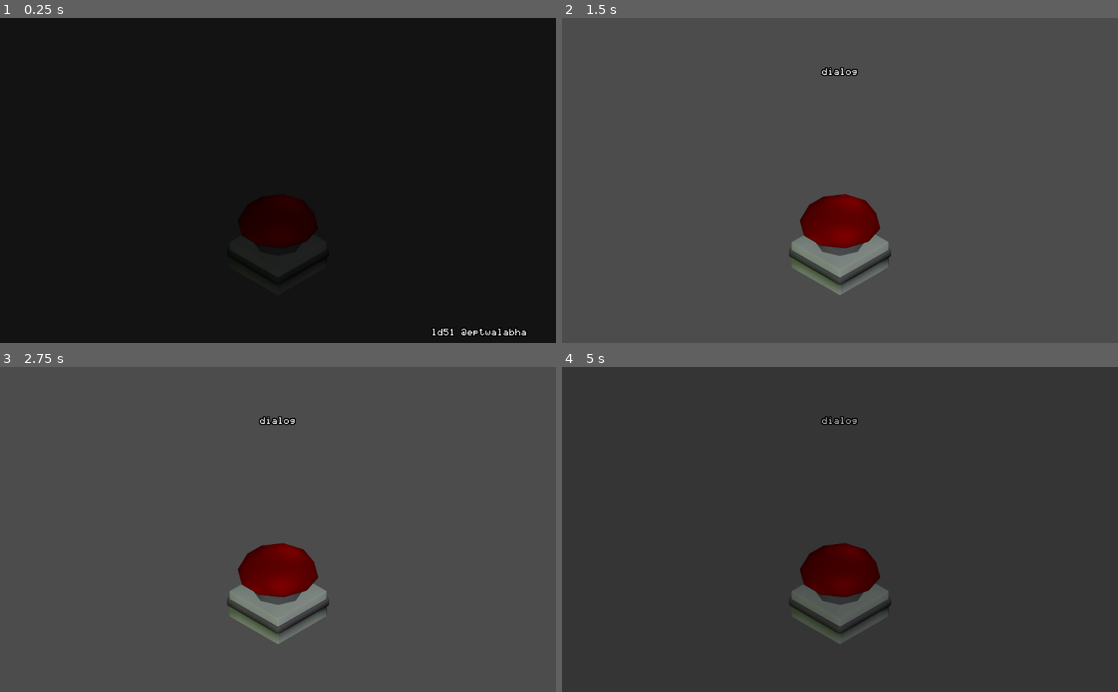
Above: before the commit, frames 1-4 (two rows, left to right).
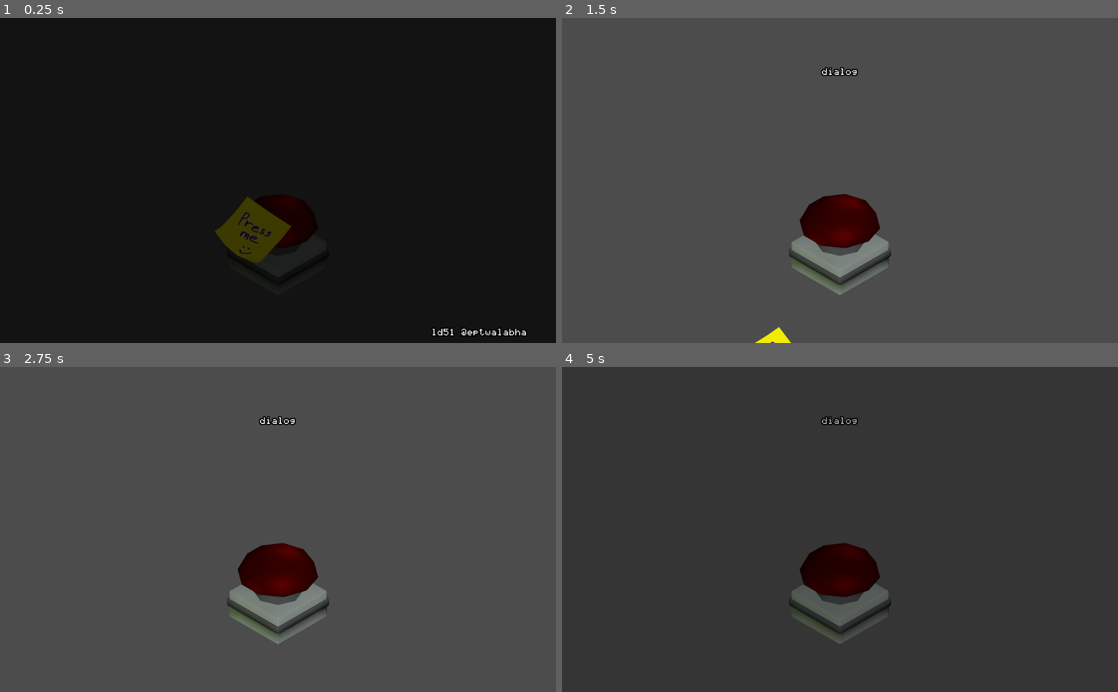
Above: after the commit, the same moments.

Repository: Eptwalabha/ld51
Game: Godot game, scene res://scenes/Game.tscn
Same seed, same stepped clock (60 frames per second), same inputs: the game is played once before the commit and once after it.
Inputs (mouse positions are in pixels of both pictures, inside the frame that each line leads up to):
- Up to frame 1 (0.25 s): no input
- Up to frame 2 (1.5 s): move the mouse to (840, 229) at 0.52 s; click (840, 229) at 0.67 s; move the mouse to (840, 222) at 1.27 s; click (840, 222) at 1.42 s
- Up to frame 3 (2.75 s): tap Enter at 2 s; move the mouse to (333, 458) at 2.02 s; click (333, 458) at 2.17 s
- Up to frame 4 (5 s): tap Space at 2.75, 4.25 s; move the mouse to (812, 594) at 2.77 s; click (812, 594) at 2.92 s; tap Enter at 3.5 s; move the mouse to (1006, 578) at 3.52 s; click (1006, 578) at 3.67 s; move the mouse to (673, 480) at 4.27 s; click (673, 480) at 4.42 s

The runs differ from the first frame. In frame 1, 1.5% of the frame differs, in the area x 38-53%, y 54-76%; in frame 2, 2.0%, in the area x 34-58%, y 54-100%; in frame 3, 1.8%; in frame 4, 1.7%.

Commit message:
color correction + sticky note

Diff:
--- a/project.godot
+++ b/project.godot
@@ -24,6 +24,11 @@
 "language": "GDScript",
 "path": "res://scenes/ui/Fade.gd"
 }, {
+"base": "Sprite",
+"class": "StickyNote",
+"language": "GDScript",
+"path": "res://scenes/item/StickyNote.gd"
+}, {
 "base": "Node2D",
 "class": "TheButton",
 "language": "GDScript",
@@ -33,6 +38,7 @@
 "ButtonCap": "",
 "ButtonStick": "",
 "Fade": "",
+"StickyNote": "",
 "TheButton": ""
 }
 
@@ -44,7 +50,7 @@
 
 [display]
 
-window/size/resizable=false
+window/stretch/mode="viewport"
 
 [gui]
 
--- a/scenes/Game.gd
+++ b/scenes/Game.gd
@@ -31,15 +31,18 @@
 		button.light()
 		if abs(remaining) > allowed_delta :
 			remaining = allowed_delta
+			button.light(false)
 			game_over()
 	update_count_down()
 	remaining -= delta
 
 func update_count_down() -> void:
-	var count_sign : String = "" if remaining > 0 else "-"
-	var second : int = int(floor(abs(remaining)))
-	var milli : int = int(100.0 * fmod(abs(remaining), 1.0))
-	count_down.text = "%s%s.%s" % [count_sign, second, milli]
+	if remaining <= 0.0 or game_over:
+		count_down.text = "0.00"
+	else:
+		var second : int = int(floor(abs(remaining)))
+		var milli : int = int(100.0 * fmod(abs(remaining), 1.0))
+		count_down.text = "%s.%s" % [second, milli]
 
 func _on_Button_clicked() -> void:
 	press_count += 1
@@ -56,6 +59,8 @@
 	next_level()
 
 func next_level() -> void:
+	if press_count == 1:
+		$Sticky.fall()
 	game_started = true
 	button.reset()
 	remaining = duration
--- a/scenes/Game.tscn
+++ b/scenes/Game.tscn
@@ -1,10 +1,11 @@
-[gd_scene load_steps=8 format=2]
+[gd_scene load_steps=9 format=2]
 
 [ext_resource path="res://scenes/Game.gd" type="Script" id=1]
 [ext_resource path="res://scenes/item/Button.tscn" type="PackedScene" id=2]
 [ext_resource path="res://assets/sound/booing-crowd.mp3" type="AudioStream" id=3]
 [ext_resource path="res://assets/sound/loosing.mp3" type="AudioStream" id=4]
 [ext_resource path="res://scenes/ui/Fade.tscn" type="PackedScene" id=5]
+[ext_resource path="res://scenes/item/StickyNote.tscn" type="PackedScene" id=6]
 
 [sub_resource type="Animation" id=1]
 length = 0.001
@@ -77,7 +78,6 @@
 
 [node name="Game" type="Node2D"]
 script = ExtResource( 1 )
-duration = 5.0
 
 [node name="Button" parent="." instance=ExtResource( 2 )]
 position = Vector2( 512, 460 )
@@ -85,12 +85,18 @@
 [node name="Camera2D" type="Camera2D" parent="Button"]
 offset = Vector2( 0, -150 )
 
+[node name="Sticky" parent="." instance=ExtResource( 6 )]
+
 [node name="CanvasLayer" type="CanvasLayer" parent="."]
 
 [node name="Control" type="Control" parent="CanvasLayer"]
 anchor_right = 1.0
 anchor_bottom = 1.0
 mouse_filter = 2
+__meta__ = {
+"_edit_group_": true,
+"_edit_lock_": true
+}
 
 [node name="CountDown" type="Label" parent="CanvasLayer/Control"]
 unique_name_in_owner = true
--- a/scenes/item/ButtonCap.gd
+++ b/scenes/item/ButtonCap.gd
@@ -25,7 +25,7 @@
 	_change_light(instant)
 
 func _change_light(instant : bool) -> void:
-	var color : Color = Color.white if light_on else Color("#a00")
+	var color : Color = Color.white if light_on else Color("#888")
 	if instant or !light_on:
 		cap.modulate = color
 	else:
--- a/scenes/item/ButtonCap.tscn
+++ b/scenes/item/ButtonCap.tscn
@@ -22,7 +22,7 @@
 texture = ExtResource( 3 )
 
 [node name="Cap" type="Sprite" parent="."]
-modulate = Color( 0.627451, 0, 0, 1 )
+modulate = Color( 0.564706, 0.564706, 0.564706, 1 )
 position = Vector2( 0, -50 )
 texture = ExtResource( 1 )
 
--- /dev/null
+++ b/scenes/item/StickyNote.gd
@@ -0,0 +1,9 @@
+class_name StickyNote
+extends Sprite
+
+func fall() -> void:
+	$AnimationPlayer.play("fall")
+
+func _on_AnimationPlayer_animation_finished(anim_name: String) -> void:
+	if anim_name == "fall":
+		queue_free()
--- /dev/null
+++ b/scenes/item/StickyNote.tscn
@@ -0,0 +1,71 @@
+[gd_scene load_steps=5 format=2]
+
+[ext_resource path="res://assets/img/sticky-note.png" type="Texture" id=1]
+[ext_resource path="res://scenes/item/StickyNote.gd" type="Script" id=2]
+
+[sub_resource type="Animation" id=3]
+length = 0.001
+tracks/0/type = "value"
+tracks/0/path = NodePath(".:position")
+tracks/0/interp = 1
+tracks/0/loop_wrap = true
+tracks/0/imported = false
+tracks/0/enabled = true
+tracks/0/keys = {
+"times": PoolRealArray( 0 ),
+"transitions": PoolRealArray( 1 ),
+"update": 0,
+"values": [ Vector2( 465, 393 ) ]
+}
+tracks/1/type = "value"
+tracks/1/path = NodePath(".:rotation_degrees")
+tracks/1/interp = 1
+tracks/1/loop_wrap = true
+tracks/1/imported = false
+tracks/1/enabled = true
+tracks/1/keys = {
+"times": PoolRealArray( 0 ),
+"transitions": PoolRealArray( 1 ),
+"update": 0,
+"values": [ 25.5078 ]
+}
+
+[sub_resource type="Animation" id=4]
+resource_name = "fall"
+tracks/0/type = "value"
+tracks/0/path = NodePath(".:position")
+tracks/0/interp = 1
+tracks/0/loop_wrap = true
+tracks/0/imported = false
+tracks/0/enabled = true
+tracks/0/keys = {
+"times": PoolRealArray( 0, 0.5, 0.6, 1 ),
+"transitions": PoolRealArray( 1, 1, 1, 1 ),
+"update": 0,
+"values": [ Vector2( 465, 393 ), Vector2( 307, 510 ), Vector2( 301, 529 ), Vector2( 465, 723 ) ]
+}
+tracks/1/type = "value"
+tracks/1/path = NodePath(".:rotation_degrees")
+tracks/1/interp = 1
+tracks/1/loop_wrap = true
+tracks/1/imported = false
+tracks/1/enabled = true
+tracks/1/keys = {
+"times": PoolRealArray( 0, 0.5, 0.6, 1 ),
+"transitions": PoolRealArray( 1, 1, 1, 1 ),
+"update": 0,
+"values": [ 25.5078, 87.1997, 73.1428, 16.9151 ]
+}
+
+[node name="Sticky" type="Sprite"]
+position = Vector2( 465, 393 )
+rotation = 0.445195
+scale = Vector2( 0.544776, 0.544776 )
+texture = ExtResource( 1 )
+script = ExtResource( 2 )
+
+[node name="AnimationPlayer" type="AnimationPlayer" parent="."]
+anims/RESET = SubResource( 3 )
+anims/fall = SubResource( 4 )
+
+[connection signal="animation_finished" from="AnimationPlayer" to="." method="_on_AnimationPlayer_animation_finished"]
Binary file changed: assets/img/button-cap.png
Binary file changed: assets/img/button-full.png
Binary file added: assets/img/sticky-note.png
Not shown, added: assets/img/sticky-note.png.import
Binary file changed: icon.png
